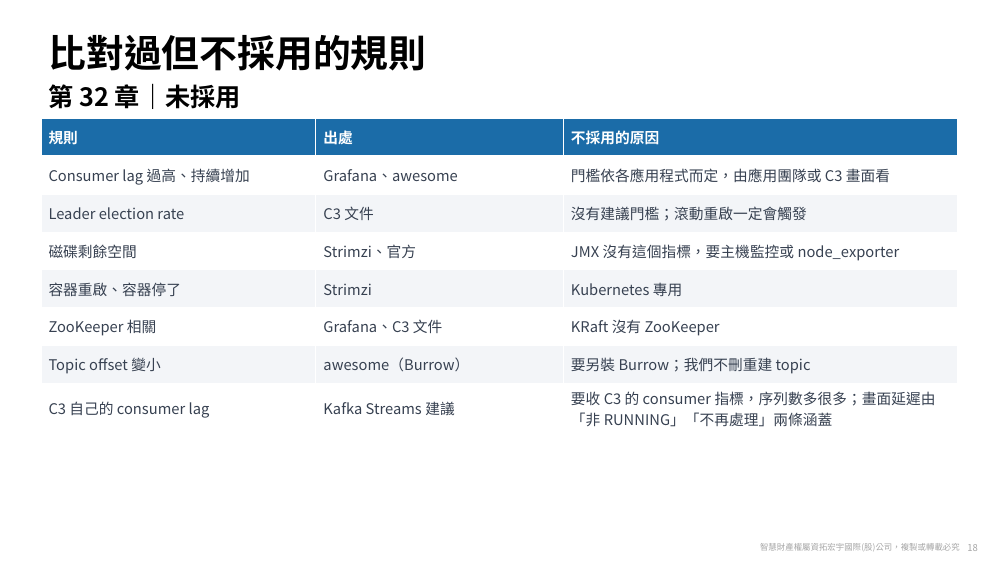
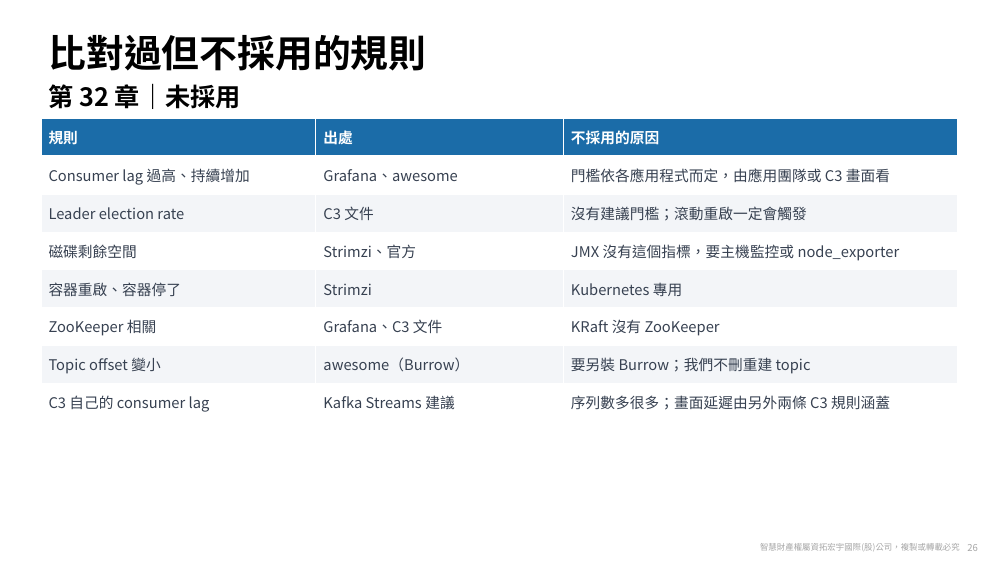
Before and after one commit to zxc81906119/kafka_install_ops, a slide deck: slide 26 of docs/Confluent-第32章-告警方案.pptx (slide 18 before the commit). Drawn at 1008x567 pixels with LibreOffice and Linux fonts; fonts in the diff are those of the drawing; background and template pictures are left out. Boxes give left, top, right and bottom in pixels: in the first picture for what was removed or moved away, otherwise in the second. Text is boxed around its words. In the diff, an @@ line names an element or a change of style, - is before the commit and + after.

```diff
--- a/docs/Confluent-第32章-告警方案.pptx
+++ b/docs/Confluent-第32章-告警方案.pptx
@@ table at <box>41,119,957,421</box> @@
-row 8, column 3: 要收 C3 的 consumer 指標，序列數多很多；畫面延遲由「非 RUNNING」「不再處理」兩條涵蓋
+row 8, column 3: 序列數多很多；畫面延遲由另外兩條 C3 規則涵蓋
```
Also in this commit, not shown: 15 other slides changed, 14 slides added, 7 other files.
